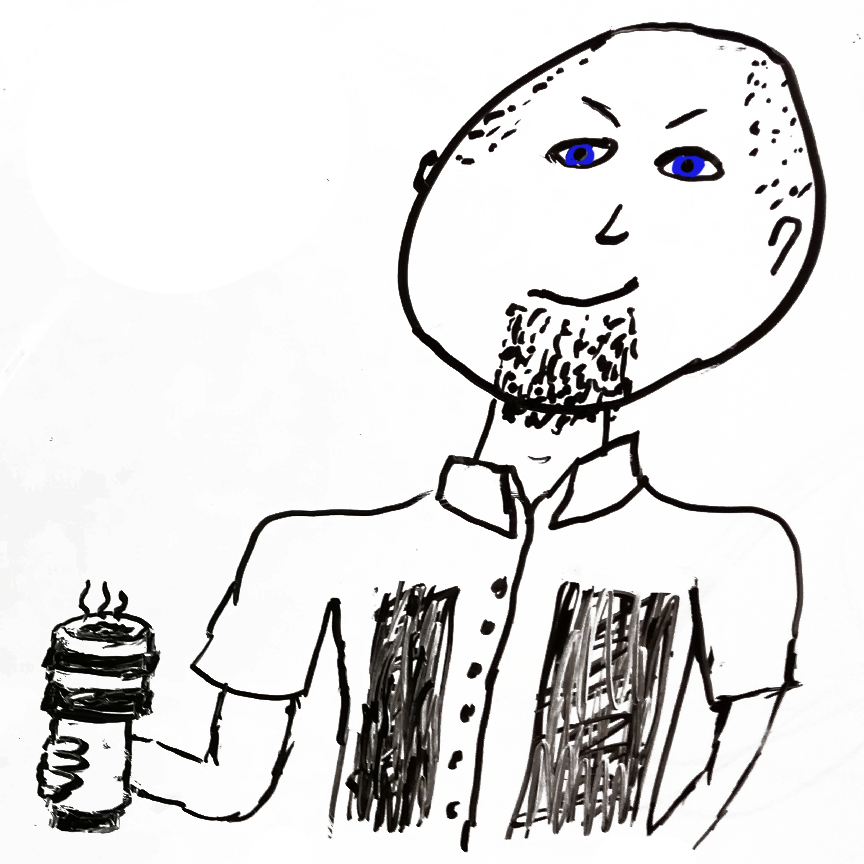
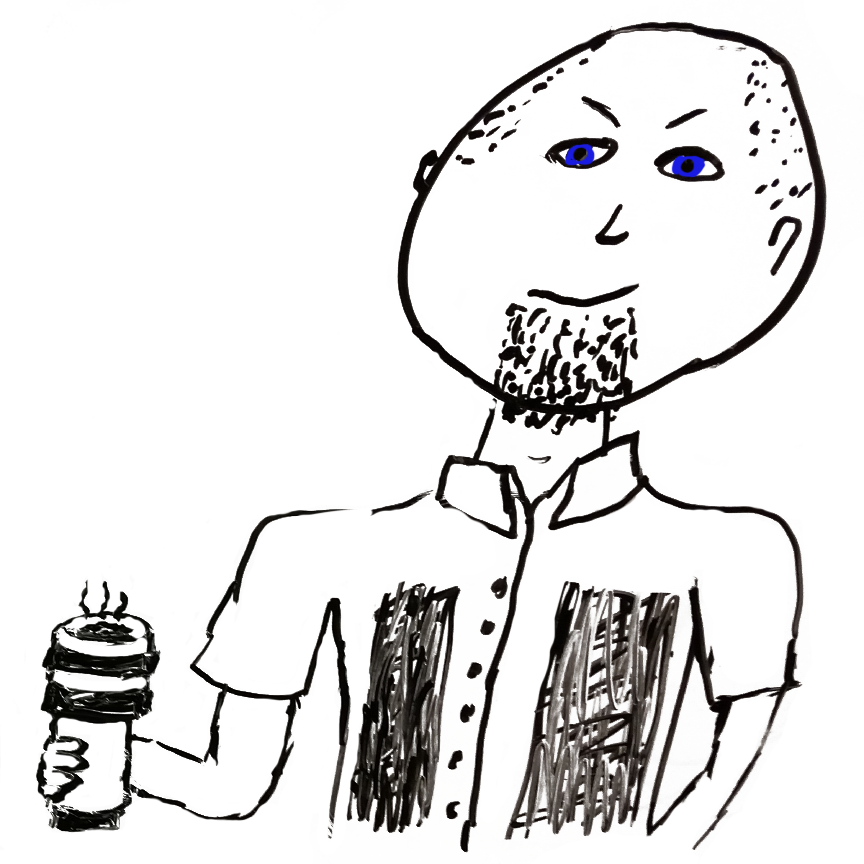
Revision of a layered 864px x 864px image; what changed, layer by layer:
painted on "Layer 2" over [0, 10, 864, 864]
